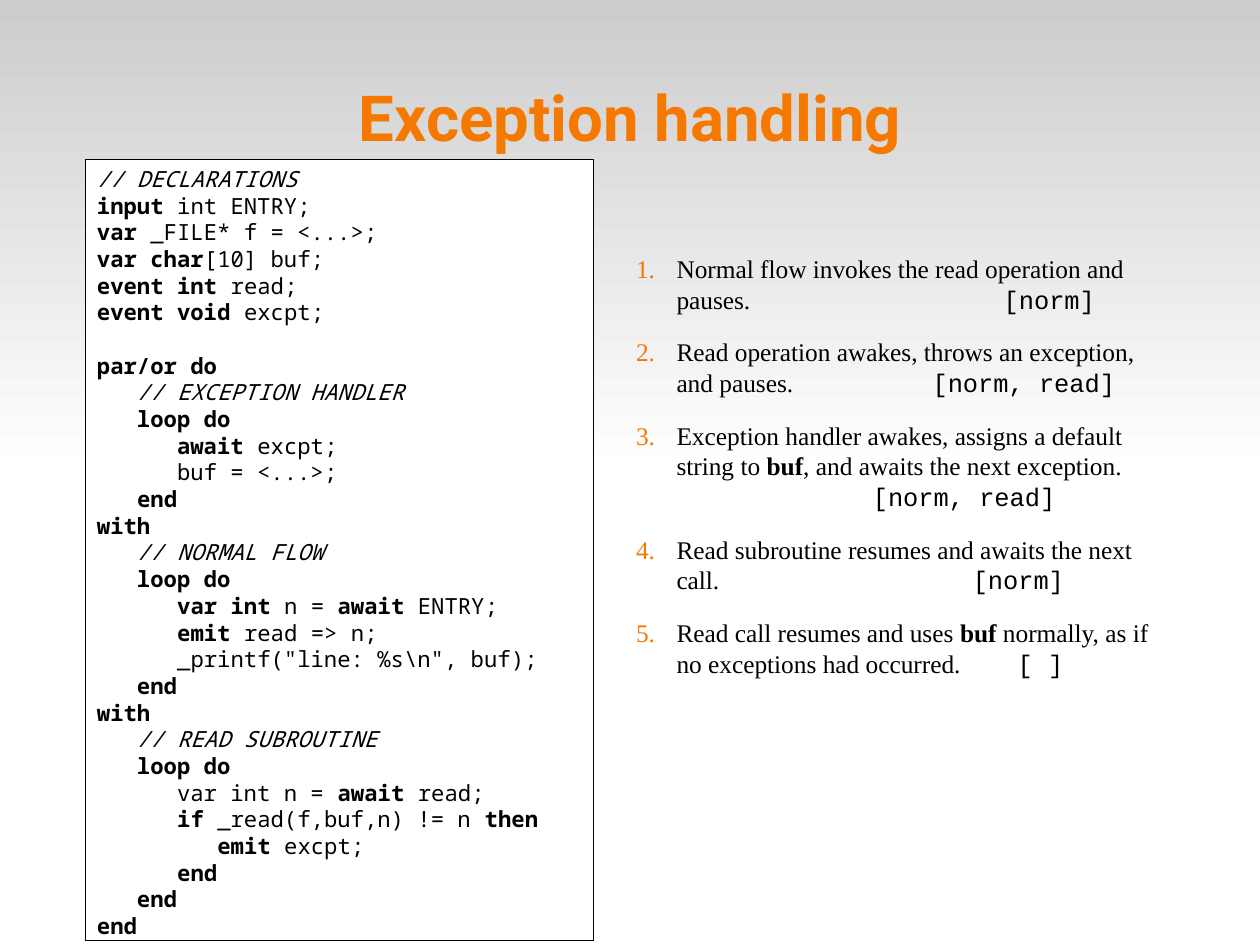
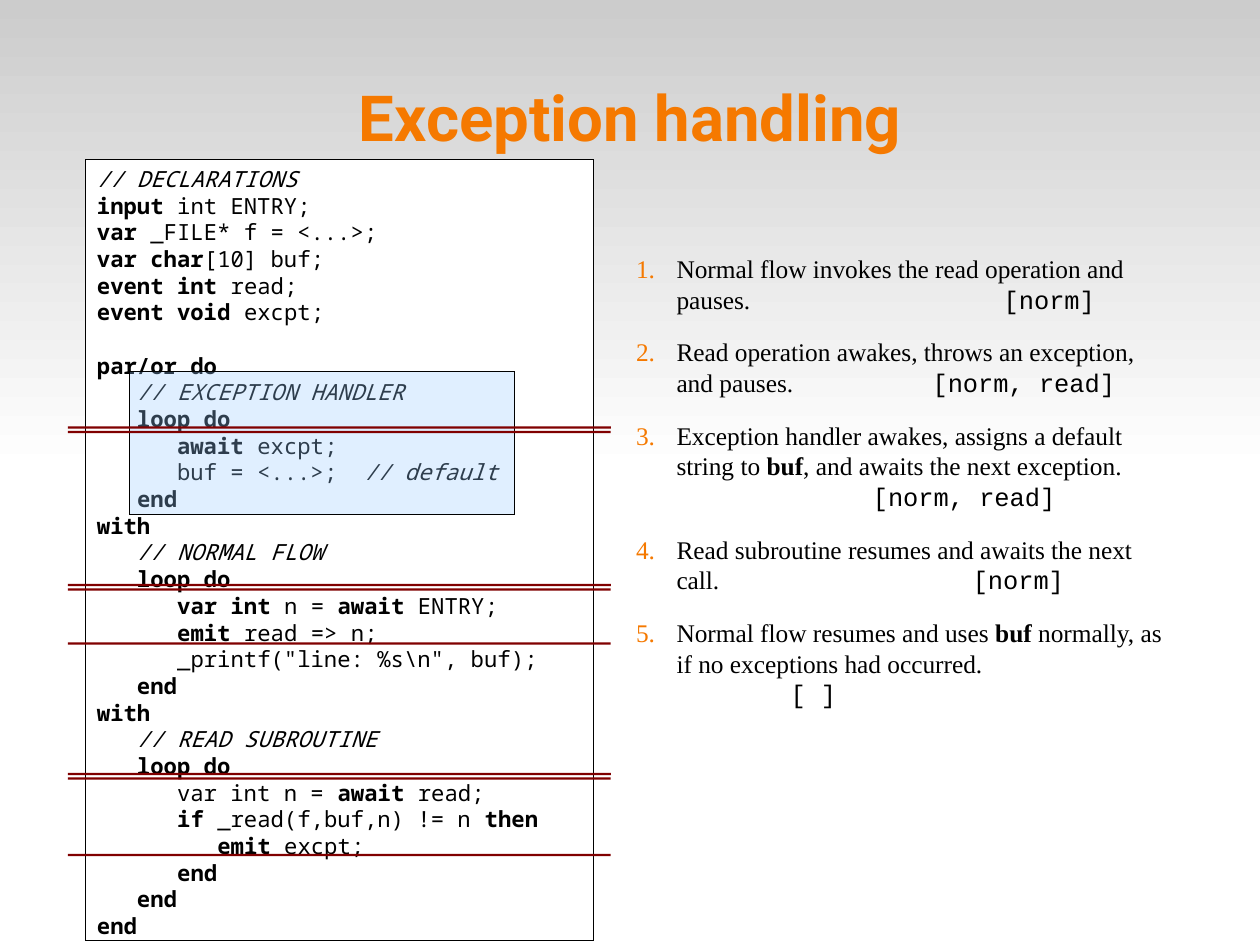
Before and after one commit to fsantanna-no/ceu-docs, a slide deck: slide 11 of ceu_rem.odp (slide 13 before the commit). Drawn at 1260x945 pixels with LibreOffice and Linux fonts; fonts in the diff are those of the drawing. Boxes give left, top, right and bottom in pixels: in the first picture for what was removed or moved away, otherwise in the second. Text is boxed around its words. In the diff, an @@ line names an element or a change of style, - is before the commit and + after.

```diff
--- a/ceu_rem.odp
+++ b/ceu_rem.odp
@@ rectangle added at bbox=[129, 372, 515, 515], fill #99CCFF at 30% opacity, outline #000000 0 pt @@
@@ line added from (67, 432) to (611, 432), #800000 1.45 pt @@
@@ line added from (67, 428) to (611, 428), #800000 1.45 pt @@
@@ text in rectangle at bbox=[177, 463, 217, 480]: text changed @@
-buf = <...>;
+buf = <...>; // default
@@ line added from (67, 590) to (611, 590), #800000 1.45 pt @@
@@ line added from (67, 585) to (611, 585), #800000 1.45 pt @@
@@ text at bbox=[677, 624, 1162, 679]: text changed @@
-5. Read call resumes and uses buf normally, as if no exceptions had occurred. [ ]
+5. Normal flow resumes and uses buf normally, as if no exceptions had occurred. [ ]
@@ line added from (67, 644) to (611, 644), #800000 1.45 pt @@
@@ line added from (67, 779) to (611, 779), #800000 1.45 pt @@
@@ line added from (67, 774) to (611, 774), #800000 1.45 pt @@
@@ line added from (67, 855) to (611, 855), #800000 1.45 pt @@
```
Also in this commit, not shown: 13 other slides changed, 1 slide added, 1 slide removed, 30 other files.
